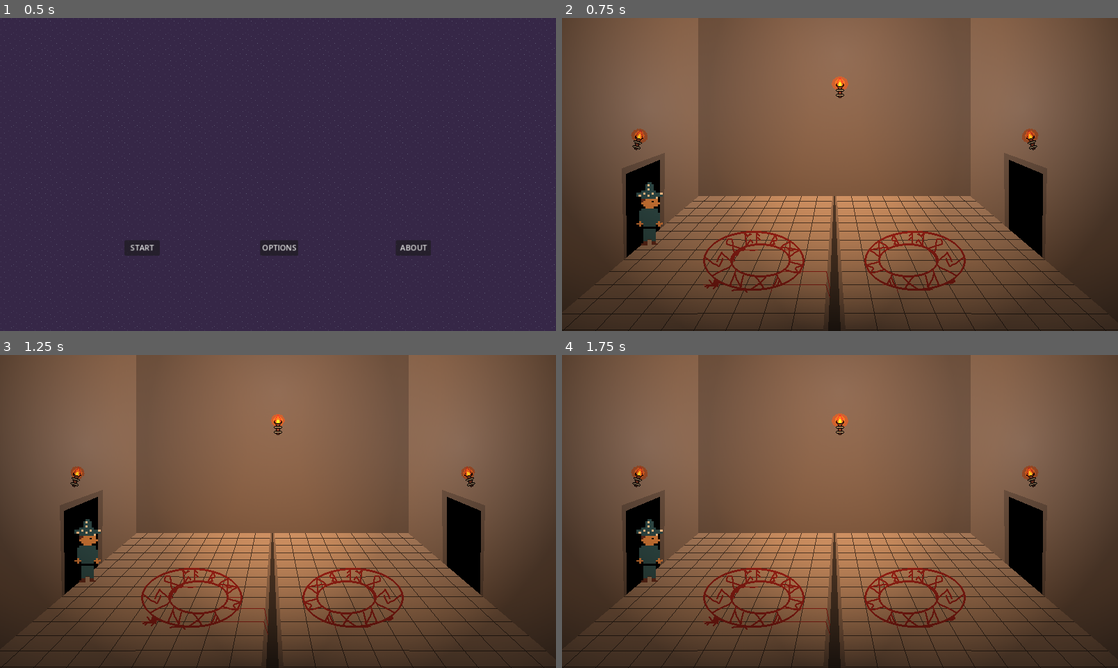
Above: before the commit, frames 1-4 (two rows, left to right).
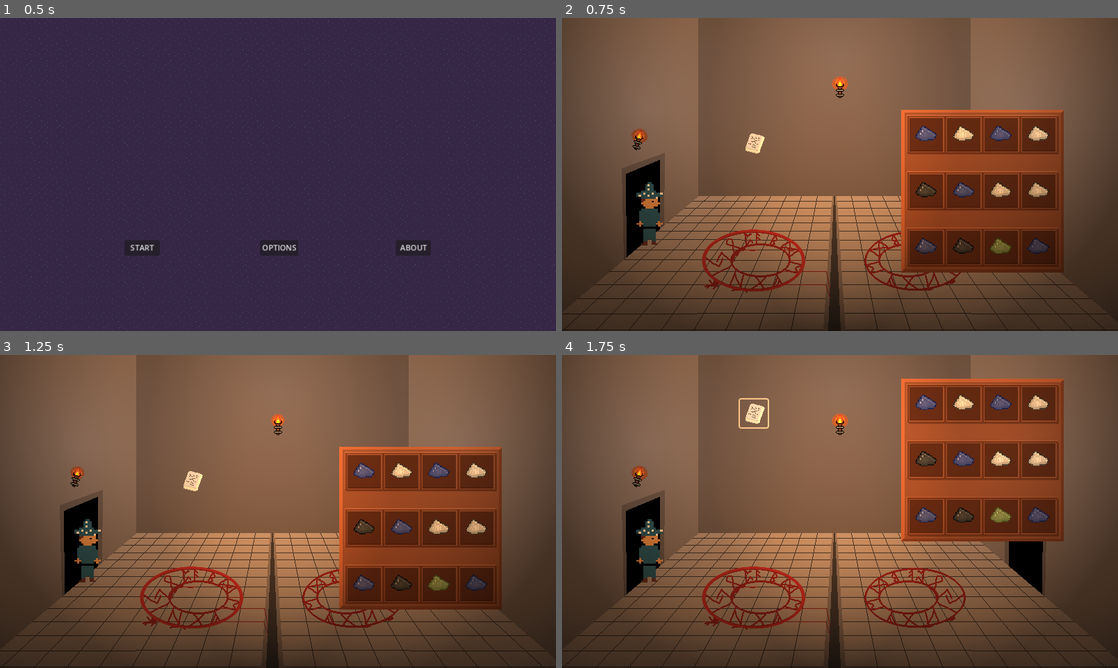
Above: after the commit, the same moments.

Repository: lewis785/ludum-dare-55
Game: Godot game, scene res://scenes/levels/main_menu.tscn
The game is run twice, just before and just after one commit, with the same random seed, the same clock (stepped at 60 frames per second) and the same inputs.
Inputs (mouse positions are in pixels of both pictures, inside the frame that each line leads up to):
- Up to frame 1 (0.5 s): no input
- Up to frame 2 (0.75 s): click "START" at 0.5 s
- Up to frame 3 (1.25 s): no input
- Up to frame 4 (1.75 s): click (756, 480) at 1.27 s

Frame 1 is identical in both runs. In frame 2, 15% of the frame differs, in the area x 25-91%, y 29-88%; in frame 3, 15%; in frame 4, 16%, in the area x 25-91%, y 7-88%.

Commit message:
FIX Re-add Summon Screen

Diff:
--- a/scenes/levels/room.tscn
+++ b/scenes/levels/room.tscn
@@ -1,9 +1,10 @@
-[gd_scene load_steps=6 format=3 uid="uid://culpis2kpkslw"]
+[gd_scene load_steps=7 format=3 uid="uid://culpis2kpkslw"]
 
 [ext_resource type="Texture2D" uid="uid://crs8kox2y0gj7" path="res://assets/backgrounds/room_temp.png" id="1_son88"]
 [ext_resource type="PackedScene" uid="uid://f7pi0x6o1uvq" path="res://scenes/background_tools/snap_point.tscn" id="2_n8nla"]
 [ext_resource type="PackedScene" uid="uid://c30y088bbp04r" path="res://scenes/props/torch.tscn" id="3_7h2qe"]
 [ext_resource type="Texture2D" uid="uid://yyllu6flx31c" path="res://assets/characters/Wizard.png" id="4_lhqse"]
+[ext_resource type="PackedScene" uid="uid://df7kvudh0t7fu" path="res://scenes/ui/summon_screen.tscn" id="5_mi5o7"]
 
 [sub_resource type="Curve2D" id="Curve2D_8xhqc"]
 _data = {
@@ -54,3 +55,5 @@
 position = Vector2(-0.00557709, 2.99997)
 scale = Vector2(3.09375, 2.90625)
 texture = ExtResource("4_lhqse")
+
+[node name="Summon-screen" parent="." instance=ExtResource("5_mi5o7")]
